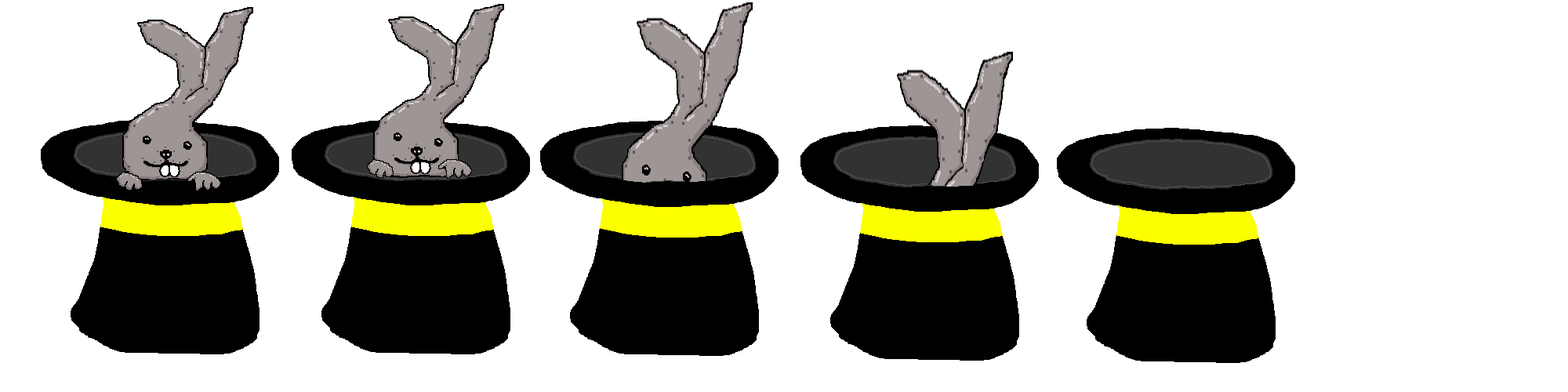
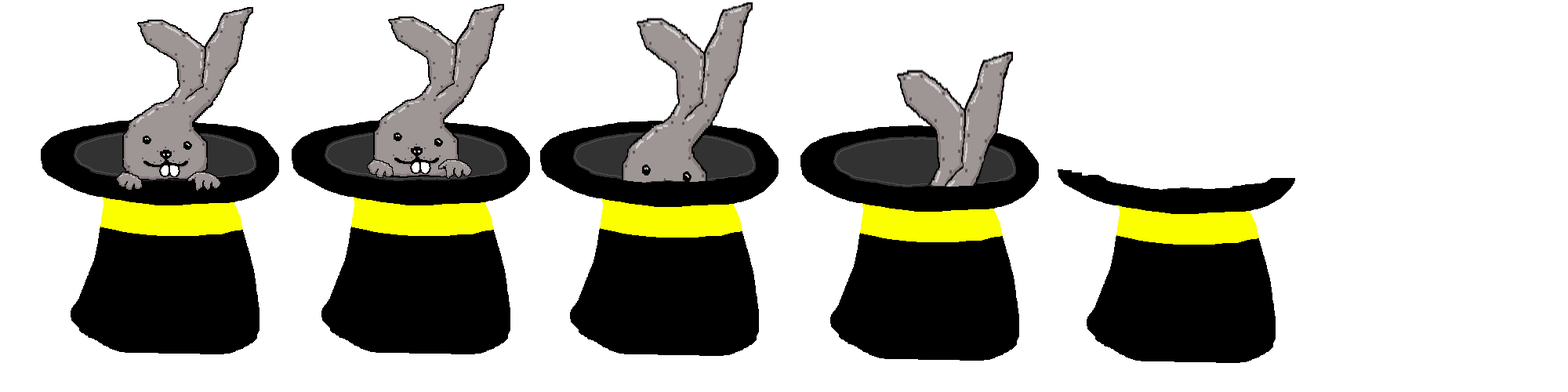
Before/after of a 1568px x 392px layered artwork. What changed in the layer stack:
hid "Layer 19" (1st of 5, in "5") over [1056,127,1296,190]
